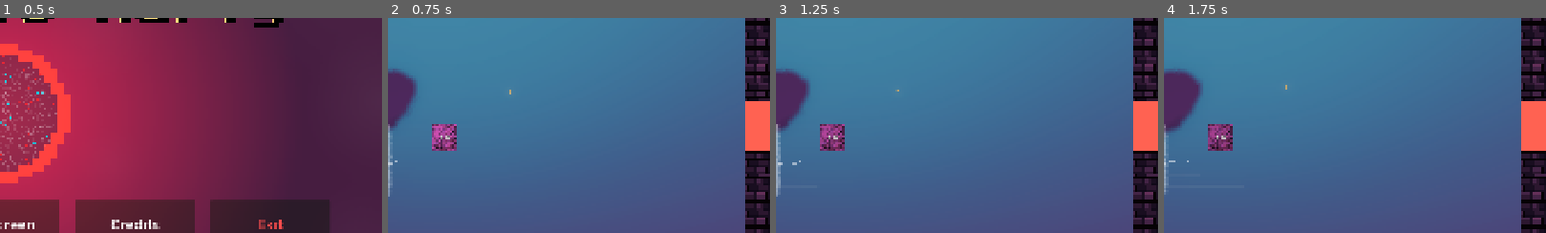
Above: before the commit, frames 1-4 (left to right).
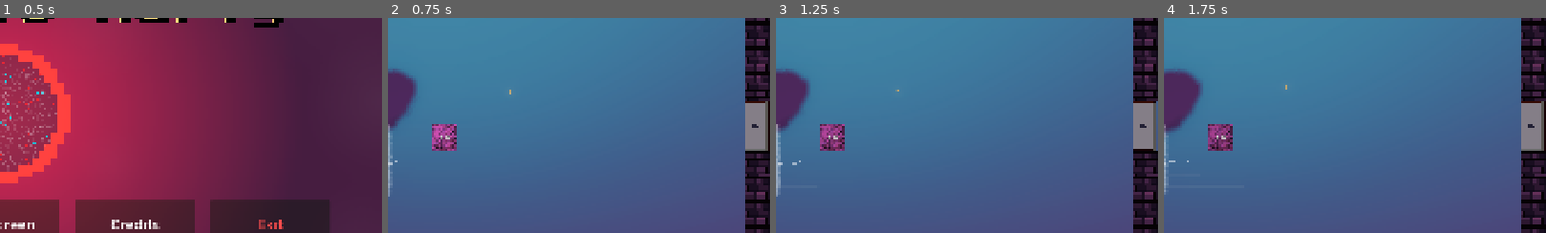
Above: after the commit, the same moments.

Repository: lostpoet999/escape_to_marty
Game: Godot game, scene res://scenes_and_scripts/ui_main_menu/main_menu.tscn
Two runs of this game, one before a commit and one after it. Both use one fixed random seed, a clock stepped at 60 frames per second and the inputs below. Sound files missing from this copy of the repository are replaced by a short silence.
Inputs (mouse positions are % of the whole screen's width and height, from its top left):
- Up to frame 1 (0.5 s): no input
- Up to frame 2 (0.75 s): click "Start" at 0.5 s
- Up to frame 3 (1.25 s): no input
- Up to frame 4 (1.75 s): click (2, 39) at 1.27 s
The pictures show only the part of the screen within x 50-100%, y 22-72%; the shares and areas given below are measured in that part.

Frame 1 is identical in both runs. In frame 2, 1.5% of the frame differs, in the area x 93-100%, y 38-62%; in frame 3, 1.5%; in frame 4, 1.5%.

Commit message:
Get door texture to appear on exits

Diff:
--- a/scenes_and_scripts/exits/east_exit.tscn
+++ b/scenes_and_scripts/exits/east_exit.tscn
@@ -5,42 +5,27 @@
 [sub_resource type="RectangleShape2D" id="RectangleShape2D_v65l6"]
 size = Vector2(64, 128)
 
-[sub_resource type="LabelSettings" id="LabelSettings_v65l6"]
-font_size = 32
-font_color = Color(6.5878965e-07, 0.23922744, 0.05145143, 1)
-
 [node name="EastExit" unique_id=618575957 instance=ExtResource("1_v65l6")]
 
 [node name="CollisionShape2D" type="CollisionShape2D" parent="." index="0" unique_id=137459280]
 shape = SubResource("RectangleShape2D_v65l6")
 
-[node name="ExitBarrier_closed" parent="." index="1" unique_id=902411008]
-offset_left = -32.0
+[node name="ExitBarrier_closed" parent="." index="1" unique_id=1059702]
+offset_left = 30.0
 offset_top = -64.0
-offset_right = 32.0
-offset_bottom = 64.0
+offset_right = 158.0
+offset_bottom = 0.0
+rotation = 1.5707964
 
-[node name="ExitBarrier_open" parent="." index="2" unique_id=1579582079]
-visible = true
-offset_left = -32.0
+[node name="ExitBarrier_open" parent="." index="2" unique_id=1415348688]
+offset_left = 30.0
 offset_top = -64.0
-offset_right = 32.0
-offset_bottom = 64.0
+offset_right = 158.0
+offset_bottom = 0.0
+rotation = 1.5707964
 
-[node name="Label" type="Label" parent="ExitBarrier_open" index="0" unique_id=188507996]
-layout_mode = 0
-offset_left = 6.0
-offset_top = 41.0
-offset_right = 61.0
-offset_bottom = 86.0
-text = ">>>"
-label_settings = SubResource("LabelSettings_v65l6")
-
-[node name="walls_no_door" parent="." index="3" unique_id=1036666021]
-visible = false
-
-[node name="wall_1" parent="walls_no_door" index="0" unique_id=1891735852]
+[node name="wall_1" parent="walls_no_door" parent_id_path=PackedInt32Array(1036666021) index="0" unique_id=1891735852]
 position = Vector2(0, 32)
 
-[node name="wall_2" parent="walls_no_door" index="1" unique_id=408428922]
+[node name="wall_2" parent="walls_no_door" parent_id_path=PackedInt32Array(1036666021) index="1" unique_id=408428922]
 position = Vector2(0, -32)
--- a/scenes_and_scripts/exits/exit_base.tscn
+++ b/scenes_and_scripts/exits/exit_base.tscn
@@ -1,28 +1,30 @@
 [gd_scene format=3 uid="uid://csxt8ng8rhxo"]
 
 [ext_resource type="Script" uid="uid://bwqqfn8j70s1u" path="res://scenes_and_scripts/exits/exits.gd" id="1_gtbbh"]
+[ext_resource type="Texture2D" uid="uid://l0ey00u20cw1" path="res://scenes_and_scripts/exits/doors/closed-door.png" id="2_8onir"]
 [ext_resource type="Texture2D" uid="uid://nhuggym8gsmb" path="res://scenes_and_scripts/walls/1x1_brownish_wall.png" id="2_x23op"]
+[ext_resource type="Texture2D" uid="uid://60thxhsrfgat" path="res://scenes_and_scripts/exits/doors/open-door.png" id="3_njhhj"]
 
 [node name="exit_base" type="Area2D" unique_id=618575957 groups=["exits", "walls"]]
 script = ExtResource("1_gtbbh")
 
-[node name="ExitBarrier_closed" type="ColorRect" parent="." unique_id=902411008]
+[node name="ExitBarrier_closed" type="TextureRect" parent="." unique_id=1059702]
 visible = false
 offset_left = -64.0
 offset_top = -32.0
 offset_right = 64.0
 offset_bottom = 32.0
 mouse_filter = 2
-color = Color(1, 0.38431373, 0.32156864, 1)
+texture = ExtResource("2_8onir")
 
-[node name="ExitBarrier_open" type="ColorRect" parent="." unique_id=1579582079]
+[node name="ExitBarrier_open" type="TextureRect" parent="." unique_id=1415348688]
 visible = false
 offset_left = -64.0
 offset_top = -32.0
 offset_right = 64.0
 offset_bottom = 32.0
 mouse_filter = 2
-color = Color(0.101960786, 0.76862746, 0.32156864, 1)
+texture = ExtResource("3_njhhj")
 
 [node name="walls_no_door" type="Node2D" parent="." unique_id=1036666021]
 
--- a/scenes_and_scripts/exits/exits.gd
+++ b/scenes_and_scripts/exits/exits.gd
@@ -18,8 +18,8 @@
 
 @onready var room_ref: Dictionary = GameManager.room_data_for_floor #dictionary of room entries
 @onready var walls_no_door: Node2D = $walls_no_door
-@onready var exit_barrier_closed: ColorRect = $ExitBarrier_closed
-@onready var exit_barrier_open: ColorRect = $ExitBarrier_open
+@onready var exit_barrier_closed: TextureRect = $ExitBarrier_closed
+@onready var exit_barrier_open: TextureRect = $ExitBarrier_open
 
 @export var reveal_vfx: PackedScene
 
@@ -77,8 +77,6 @@
 	else:
 		show_closed_door()
 		self.input_pickable = true
-	exit_barrier_closed.color = BONUS_DOOR_GOLD
-	exit_barrier_open.color = BONUS_DOOR_GOLD
 
 func _targets_bonus_room()-> bool:
 	var target_id: String = _target_id()
--- a/scenes_and_scripts/exits/north_exit.tscn
+++ b/scenes_and_scripts/exits/north_exit.tscn
@@ -5,27 +5,7 @@
 [sub_resource type="RectangleShape2D" id="RectangleShape2D_otxt5"]
 size = Vector2(128, 64)
 
-[sub_resource type="LabelSettings" id="LabelSettings_xercq"]
-font_size = 32
-font_color = Color(6.5878965e-07, 0.23922744, 0.05145143, 1)
-
 [node name="NorthExit" unique_id=618575957 instance=ExtResource("1_otxt5")]
 
 [node name="CollisionShape2D" type="CollisionShape2D" parent="." index="0" unique_id=1206359302]
 shape = SubResource("RectangleShape2D_otxt5")
-
-[node name="ExitBarrier_open" parent="." index="2" unique_id=1579582079]
-visible = true
-
-[node name="Label" type="Label" parent="ExitBarrier_open" index="0" unique_id=1345146644]
-layout_mode = 0
-offset_left = 40.0
-offset_top = 59.0
-offset_right = 95.0
-offset_bottom = 104.0
-rotation = -1.5707964
-text = ">>>"
-label_settings = SubResource("LabelSettings_xercq")
-
-[node name="walls_no_door" parent="." index="3" unique_id=1036666021]
-visible = false
--- a/scenes_and_scripts/exits/south_exit.tscn
+++ b/scenes_and_scripts/exits/south_exit.tscn
@@ -5,27 +5,21 @@
 [sub_resource type="RectangleShape2D" id="RectangleShape2D_jt87b"]
 size = Vector2(128, 64)
 
-[sub_resource type="LabelSettings" id="LabelSettings_jt87b"]
-font_size = 32
-font_color = Color(6.5878965e-07, 0.23922744, 0.05145143, 1)
-
 [node name="SouthExit" unique_id=618575957 instance=ExtResource("1_jt87b")]
 
 [node name="CollisionShape2D" type="CollisionShape2D" parent="." index="0" unique_id=2121695436]
 shape = SubResource("RectangleShape2D_jt87b")
 
-[node name="ExitBarrier_open" parent="." index="2" unique_id=1579582079]
-visible = true
+[node name="ExitBarrier_closed" parent="." index="1" unique_id=1059702]
+offset_left = 64.0
+offset_top = 32.0
+offset_right = 192.0
+offset_bottom = 96.0
+rotation = 3.1415927
 
-[node name="Label" type="Label" parent="ExitBarrier_open" index="0" unique_id=23538917]
-layout_mode = 0
-offset_left = 87.0
-offset_top = 5.0
-offset_right = 142.0
-offset_bottom = 50.0
-rotation = 1.5707964
-text = ">>>"
-label_settings = SubResource("LabelSettings_jt87b")
-
-[node name="walls_no_door" parent="." index="3" unique_id=1036666021]
-visible = false
+[node name="ExitBarrier_open" parent="." index="2" unique_id=1415348688]
+offset_left = 64.0
+offset_top = 32.0
+offset_right = 192.0
+offset_bottom = 96.0
+rotation = 3.1415927
--- a/scenes_and_scripts/exits/west_exit.tscn
+++ b/scenes_and_scripts/exits/west_exit.tscn
@@ -5,43 +5,27 @@
 [sub_resource type="RectangleShape2D" id="RectangleShape2D_2q54b"]
 size = Vector2(64, 128)
 
-[sub_resource type="LabelSettings" id="LabelSettings_2q54b"]
-font_size = 32
-font_color = Color(6.5878965e-07, 0.23922744, 0.05145143, 1)
-
 [node name="WestExit" unique_id=618575957 instance=ExtResource("1_2q54b")]
 
 [node name="CollisionShape2D" type="CollisionShape2D" parent="." index="0" unique_id=43937749]
 shape = SubResource("RectangleShape2D_2q54b")
 
-[node name="ExitBarrier_closed" parent="." index="1" unique_id=902411008]
+[node name="ExitBarrier_closed" parent="." index="1" unique_id=1059702]
 offset_left = -32.0
-offset_top = -64.0
-offset_right = 32.0
-offset_bottom = 64.0
+offset_top = 64.0
+offset_right = 96.0
+offset_bottom = 128.0
+rotation = -1.5707964
 
-[node name="ExitBarrier_open" parent="." index="2" unique_id=1579582079]
-visible = true
+[node name="ExitBarrier_open" parent="." index="2" unique_id=1415348688]
 offset_left = -32.0
-offset_top = -64.0
-offset_right = 32.0
-offset_bottom = 64.0
+offset_top = 64.0
+offset_right = 96.0
+offset_bottom = 128.0
+rotation = -1.5707964
 
-[node name="Label" type="Label" parent="ExitBarrier_open" index="0" unique_id=1310408259]
-layout_mode = 0
-offset_left = 58.0
-offset_top = 87.0
-offset_right = 113.0
-offset_bottom = 132.0
-rotation = 3.1415927
-text = ">>>"
-label_settings = SubResource("LabelSettings_2q54b")
-
-[node name="walls_no_door" parent="." index="3" unique_id=1036666021]
-visible = false
-
-[node name="wall_1" parent="walls_no_door" index="0" unique_id=1891735852]
+[node name="wall_1" parent="walls_no_door" parent_id_path=PackedInt32Array(1036666021) index="0" unique_id=1891735852]
 position = Vector2(0, 32)
 
-[node name="wall_2" parent="walls_no_door" index="1" unique_id=408428922]
+[node name="wall_2" parent="walls_no_door" parent_id_path=PackedInt32Array(1036666021) index="1" unique_id=408428922]
 position = Vector2(0, -32)
--- a/scenes_and_scripts/levels/room_base.gd
+++ b/scenes_and_scripts/levels/room_base.gd
@@ -263,6 +263,9 @@
 	for wall: Node in get_tree().get_nodes_in_group("walls"):
 		for child: Node in wall.find_children("*", "", true, false):
 			if (child is TextureRect or child is Sprite2D) and child.texture != null:
+				# avoid overriding door sprite
+				if (child is TextureRect) and (child as TextureRect).size == Vector2(128, 64):
+					continue
 				if fd.wall_texture != null:
 					child.texture = fd.wall_texture
 				child.self_modulate = _jittered(base_tint, fd.wall_brightness_jitter, rng)
